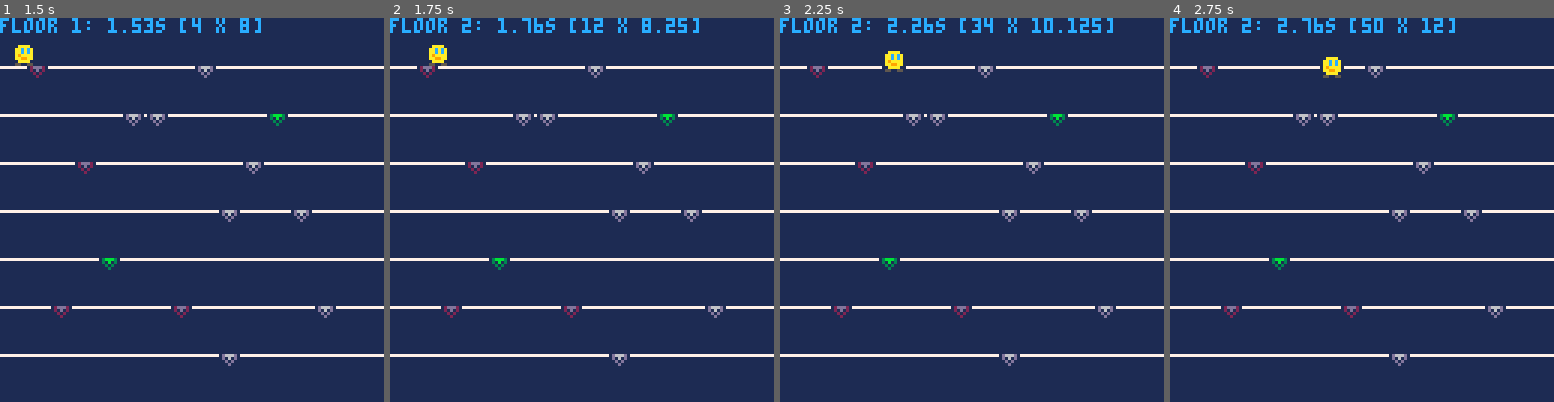
Above: before the commit, frames 1-4 (left to right).
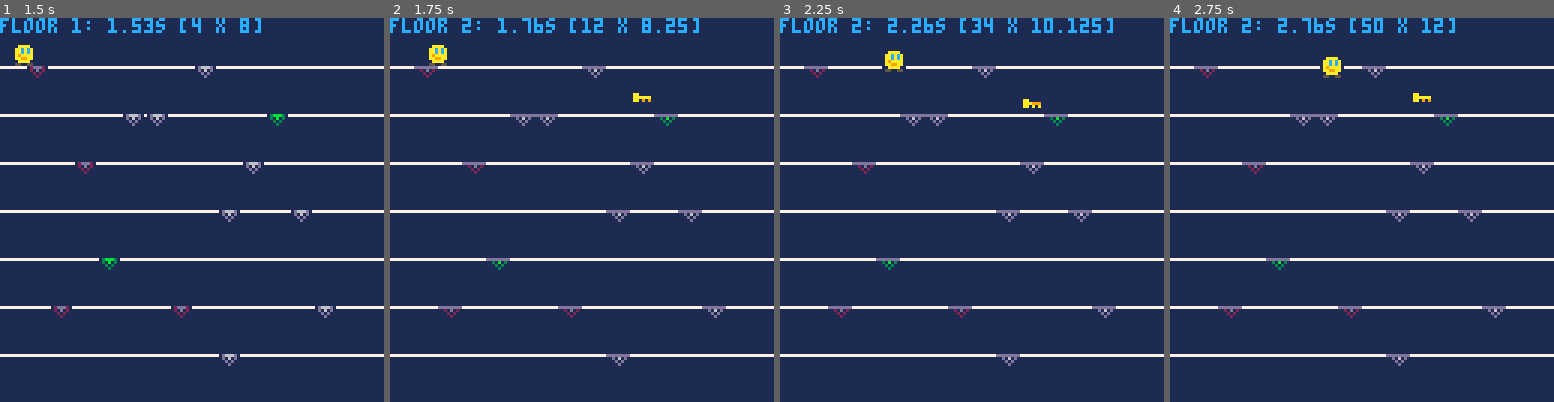
Above: after the commit, the same moments.

Repository: broquaint/pico8-carts
Game: PICO-8 cartridge firstone.p8
Two runs of this game, one before a commit and one after it. Both use one fixed random seed, a clock stepped at 60 frames per second and the inputs below.
Inputs:
- Up to frame 1 (1.5 s): no input
- Up to frame 2 (1.75 s): hold Right from 1.6 s (still down)
- Up to frame 3 (2.25 s): release Right at 2.1 s; hold Up from 2.15 s (still down)
- Up to frame 4 (2.75 s): release Up at 2.42 s; hold Right from 2.47 s (still down)

Frame 1 is identical in both runs. In frame 2, 0.6% of the frame differs, in the area x 6-88%, y 12-89%; in frame 3, 0.6%; in frame 4, 0.6%.

Commit message:
Add keys
Now there are keys every other floor the player must unlocked to
proceed. It feels gameish.

Diff:
--- a/firstone.p8
+++ b/firstone.p8
@@ -6,11 +6,15 @@
 
 x = 4
 y = 8
-floor = 1
+dy = 0
 jumping = false
 falling = false
 facing = 4
-dy = 0
+
+floor = 1
+floor_unlocked = true
+key_at = {}
+
 begin = t()
 gamestate = 'running'
 lvldone = nil
@@ -18,6 +22,12 @@
 drop_normal = 1
 drop_slow   = 2
 drop_fast   = 4
+
+sfx_drop_tbl = {
+   [drop_normal] = 1,
+   [drop_slow]   = 3,
+   [drop_fast]   = 2
+}
 
 function jump()
    if(dy > 0) then
@@ -70,8 +80,7 @@
       sfx(0)
    end
 
-
-   if(not jumping and not falling) then
+   if(not jumping and not falling and not floor_locked) then
       for gap in all(gapset[floor] or {{-1,-1}}) do
          if(x > gap[1] and x < gap[2]) then
             local effect = fget(gap[3])
@@ -85,10 +94,21 @@
 
             falling = true
             floor += 1
-            sfx(1)
+            if(floor % 2 == 0 and floor < 8) then
+               floor_locked = true
+               key_at = {randn(16) * 8, floor * 16 - 8}
+            else
+               floor_locked = false
+            end
+            sfx(sfx_drop_tbl[effect])
             break
          end
       end
+   end
+
+   if(not falling and floor_locked and x > key_at[1] and x < key_at[1] + 8) then
+      floor_locked = false
+      sfx(4)
    end
 
    if (jumping and not falling) then
@@ -104,6 +124,21 @@
    end
 end
 
+function draw_key_at(key_x, key_y)
+   local at = t() * 10 % 10
+   if(at % 10 < 2) then
+      spr(7, key_x, key_y)
+   elseif(at % 10 < 4) then
+      spr(8, key_x, key_y)
+   elseif(at % 10 < 6) then
+      spr(7, key_x, key_y)
+   elseif(at % 10 < 8) then
+      spr(9, key_x, key_y)
+   else
+      spr(7, key_x, key_y)
+   end
+end
+
 function _draw()
    cls(1)
 
@@ -112,9 +147,18 @@
       line(0, liney, 128, liney, 7)
 
       for gap in all(gapset[iy]) do
-         line(gap[1], liney, gap[2] - 1, liney, 1)
-         spr(gap[3], gap[1], liney)
-      end
+         if(floor_locked) then
+            spr(gap[3], gap[1], liney)
+            line(gap[1], liney, gap[2] - 1, liney, 13)
+         else
+            line(gap[1], liney, gap[2] - 1, liney, 1)
+            spr(gap[3], gap[1], liney)
+         end
+      end
+   end
+
+   if(floor_locked) then
+      draw_key_at(key_at[1], key_at[2])
    end
 
    spr(facing, x, y)
@@ -129,7 +173,7 @@
       msg = 'completed'
    end
 
-   print(msg .. ': '.. lvltime .. 's [' .. x .. " x " .. y .. ']', 0, 0, 12)
+   print(msg .. ': '.. lvltime .. 's [' .. x .. " x " .. y .. '] ', 0, 0, 12)
 end
 
 function nice_time(inms)
@@ -180,7 +224,7 @@
          gapset[iy][idx] = gap
       end
 
-      -- Ensure there's at least one non–slow gap.
+      -- Ensure there's at least one non-slow gap.
       if every(gapset[iy], function(g) return fget(g[3]) == drop_slow end) then
          local gap = deli(gaps, randn(#gaps))
          add(gap, gapspr[1])
@@ -190,14 +234,14 @@
 end
 
 __gfx__
-000000001aaaaaa171d666d11111111111111111712ddd21713bbb31000000000000000000000000000000000000000000000000000000000000000000000000
-00000000aaeeaeea11d161d111aaaa1111aaaa111121d1211131b131000000000000000000000000000000000000000000000000000000000000000000000000
-00700700aefaefaa111d1d111acacaa11aacaca11112121111131311000000000000000000000000000000000000000000000000000000000000000000000000
-00077000aaaaaaaa1111d1111acacaa11aacaca11111211111113111000000000000000000000000000000000000000000000000000000000000000000000000
-00077000aaaaaaaa111111111aaaa9a11a9aaaa11111111111111111000000000000000000000000000000000000000000000000000000000000000000000000
-00700700a9eaae9a111111111aa99aa11aa99aa11111111111111111000000000000000000000000000000000000000000000000000000000000000000000000
-00000000aaeeeeaa1111111111aaaa1111aaaa111111111111111111000000000000000000000000000000000000000000000000000000000000000000000000
-000000001aaaaaa11111111115511551155115511111111111111111000000000000000000000000000000000000000000000000000000000000000000000000
+000000001aaaaaa171d666d11111111111111111712ddd21713bbb31111111111111111111111111000000000000000000000000000000000000000000000000
+00000000aaeeaeea11d161d111aaaa1111aaaa111121d1211131b13111111111111111111aa11111000000000000000000000000000000000000000000000000
+00700700aefaefaa111d1d111acacaa11aacaca111121211111313111aa11111111111111aaaaaa1000000000000000000000000000000000000000000000000
+00077000aaaaaaaa1111d1111acacaa11aacaca111112111111131111aaa99911aa111111aa19191000000000000000000000000000000000000000000000000
+00077000aaaaaaaa111111111aaaa9a11a9aaaa111111111111111111aa191911aaa999111111111000000000000000000000000000000000000000000000000
+00700700a9eaae9a111111111aa99aa11aa99aa11111111111111111111111111aa1a1a111111111000000000000000000000000000000000000000000000000
+00000000aaeeeeaa1111111111aaaa1111aaaa111111111111111111111111111111111111111111000000000000000000000000000000000000000000000000
+000000001aaaaaa11111111115511551155115511111111111111111111111111111111111111111000000000000000000000000000000000000000000000000
 __gff__
 0000010000020400000000000000000000000000000000000000000000000000000000000000000000000000000000000000000000000000000000000000000000000000000000000000000000000000000000000000000000000000000000000000000000000000000000000000000000000000000000000000000000000000
 0000000000000000000000000000000000000000000000000000000000000000000000000000000000000000000000000000000000000000000000000000000000000000000000000000000000000000000000000000000000000000000000000000000000000000000000000000000000000000000000000000000000000000
Not shown, changed: the sound effects (__sfx__) section of firstone.p8
